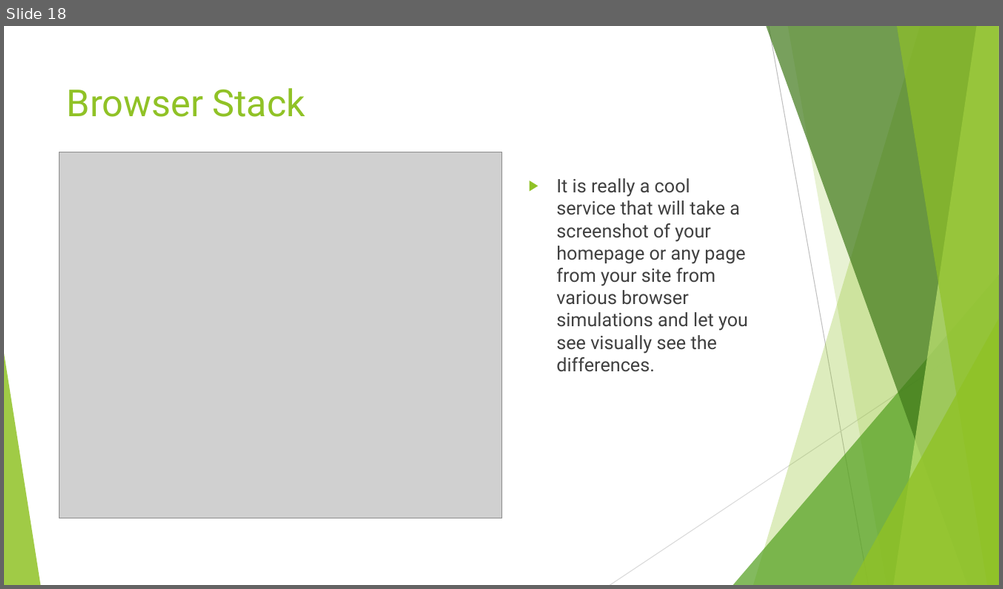
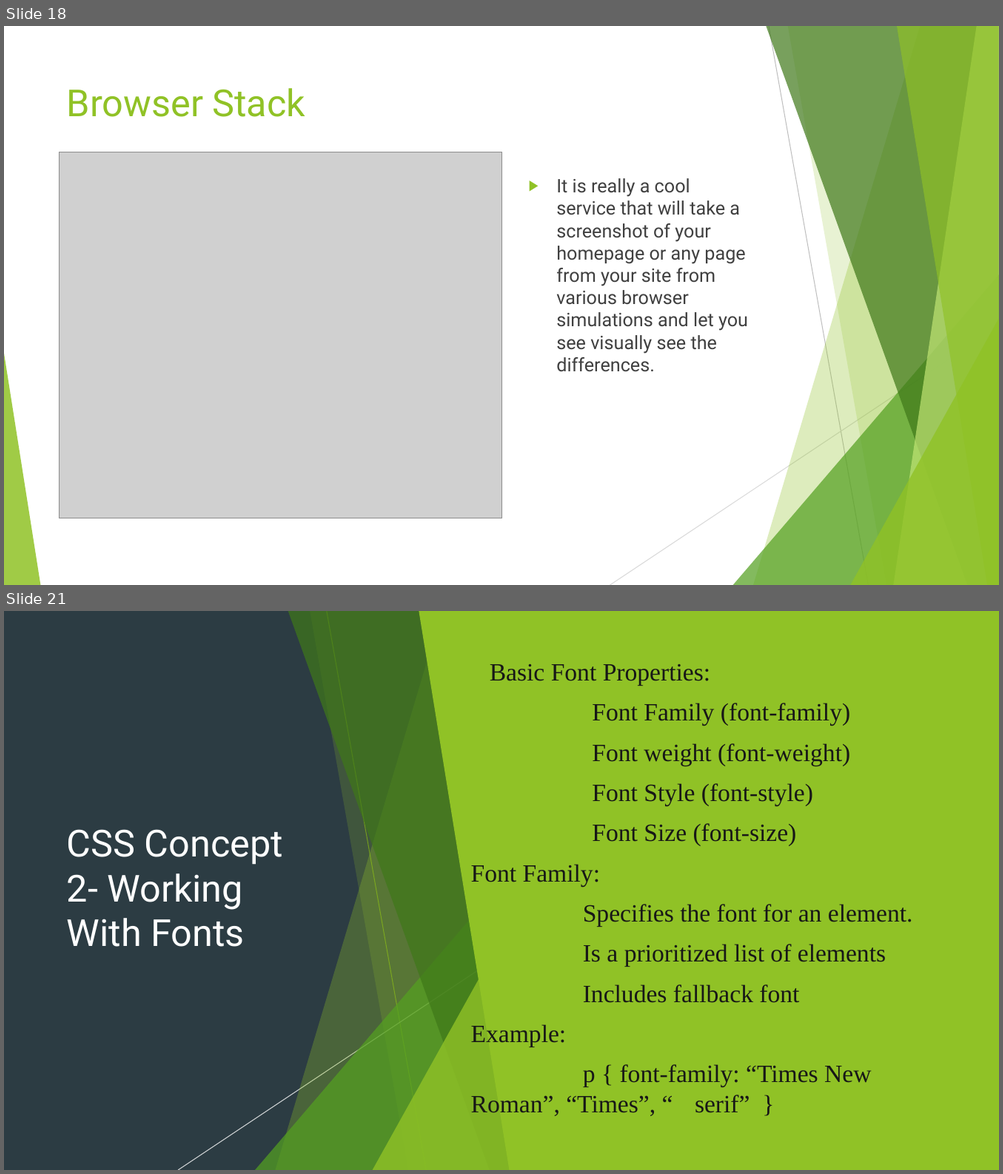
Before and after one commit to anumsh/Introduction-To-CSS, a slide deck: Introduction-to-CSS.pptx. Shown one above the other, each under a label of ours: slide 18 before the commit, slides 18 and 21 after it; the slides between them are not shown. The pictures are 1003x589 and 1003x1174 pixels, drawn with LibreOffice and Linux fonts; fonts in the diff are those of the drawing; grey boxes stand for pictures. Boxes give left, top, right and bottom in pixels: in the first picture for what was removed or moved away, otherwise in the second. Text is boxed around its words. In the diff, an @@ line names an element or a change of style, - is before the commit and + after.

Commit message:
feat: CSS Concepts- CSS Normalize , CSS Reset and fonts

```diff
--- a/Introduction-to-CSS.pptx
+++ b/Introduction-to-CSS.pptx
@@ slide 21 added at (4, 611, 999, 1170), background #2C3C43; not listed: 8 template elements that a slide beside it also shows @@
@@ rectangle added at (4, 611, 999, 1170), fill #2C3C43 @@
@@ freeform shape added at (276, 611, 521, 1170), fill #90C226 at 30% opacity @@
@@ freeform shape added at (287, 611, 521, 1170), fill #3F7819 at 70% opacity @@
@@ freeform shape added at (310, 611, 521, 1170), fill #90C226 at 20% opacity @@
@@ line added from (327, 611) to (427, 1170), #6C921D 0.75 pt @@
@@ freeform shape added at (419, 611, 999, 1170), fill #90C226 @@
@@ line added from (768, 611) to (868, 1170), #000000 0.75 pt @@
@@ text added at (471, 664, 913, 1116), 24 pt, text #181818 @@
+▶ Basic Font Properties:
+      ▶ Font Family (font-family)
+      ▶ Font weight (font-weight)
+      ▶ Font Style (font-style)
+      ▶ Font Size (font-size)
+Font Family:
+Specifies the font for an element.
+Is a prioritized list of elements
+Includes fallback font
+Example:
+p { font-family: “Times New Roman”, “Times”, “ serif” }
@@ title added at (67, 829, 283, 947), 36 pt, text #FFFFFF @@
+CSS Concept 2- Working With Fonts
@@ triangle added at (255, 860, 521, 1170), fill #54A021 at 72% opacity @@
@@ line added from (566, 911) to (178, 1170), #FFFFFF 0.75 pt @@
@@ triangle added at (373, 904, 521, 1170), fill #90C226 at 80% opacity @@
@@ line added from (999, 911) to (610, 1170), #000000 0.75 pt @@
```
Also in this commit, not shown: 5 other slides added.
